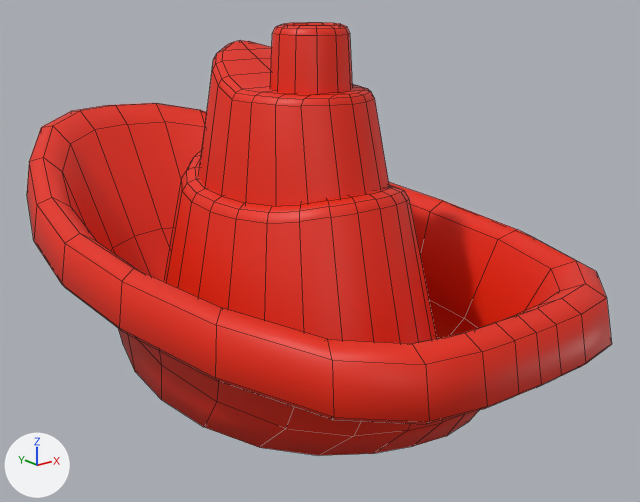
Two versions of the FBX model Assets/Game/Models/Barco/Barco.fbx, one commit apart.
Camera for both pictures: a camera (50 mm lens) standing at (-2.77, -3.97, 2.09) and looking at (0.19, -0.28, 0.61). Arrows for +X, +Y and +Z are at lower left; the lights stay in place. Mesh edges are drawn as thin lines. Where no turn or scale is listed for an object, it has been applied to the vertices.

Names of what the first picture shows: 'Barco'.
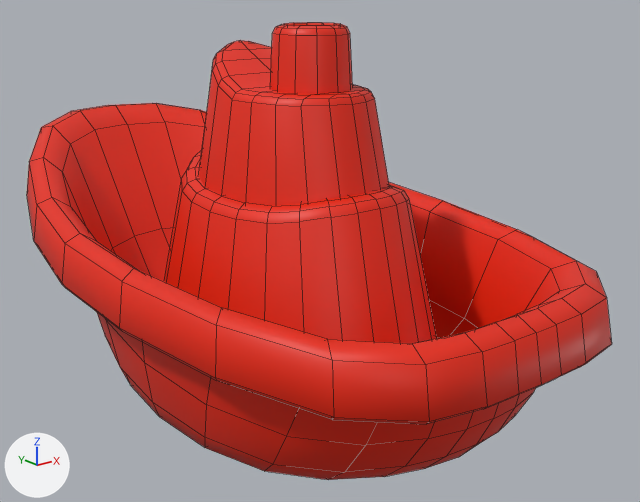
Where the newer file only moved an object's origin or applied its transform, the numbers keep the older frame.

Changed parts and their boxes [x1, y1, x2, y2] in the pictures (640 x 502 px):
```json
{"object": "Barco", "change": "reshaped", "before": [27, 23, 612, 456], "after": [27, 23, 612, 480]}
{"part": 1, "of": "me_cylinder", "change": "added", "after": [97, 312, 536, 480], "on screen": "red"}
```

Edits to the scene script, one JSON object a line:
```json
{"block": "me_cylinder", "where": "# used by ob_barco; location = (0.0, 0.0, 0.0)"}
{"op": "remove", "block": "me_cylinder", "code": "me_cylinder.from_pydata(...)  # 459 vertices, 412 faces; spans x -1.13..1.13, y -1.96..1.92, z -0.03..1.85"}
{"op": "add", "block": "me_cylinder", "code": "me_cylinder.from_pydata(...)  # 588 vertices, 528 faces; spans x -1.13..1.13, y -1.96..1.92, z -0.11..1.85"}
{"block": "me_cylinder", "change": "me_cylinder part 1: a new loose piece of 129 vertices spanning x -1.01..1.01, y -1.84..1.74, z -0.11..1.15, in mat_barco (red #e72400)"}
```
